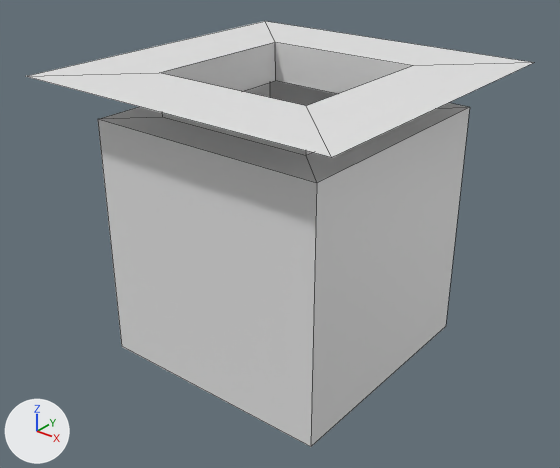
The Blender file resources/assets/melius/models/io.blend as it was, and as the next commit left it.
Rendered twice from a camera (50 mm lens) standing at (1.313, -1.678, 1.026) and looking at (-0.001, -0.035, 0.007). The lights are fixed; the arrows at lower left show +X, +Y and +Z. Mesh edges are drawn as thin lines.

Before the edit, the objects in view are built like this:
```python
me_io_inside = bpy.data.meshes.new('io_inside')
me_io_inside.from_pydata(...)  # 20 vertices, 17 faces; spans x -0.5..0.5, y -0.5..0.5, z -0.375..0.5
me_io_inside.materials.append(None)
ob_io_inside = bpy.data.objects.new('io_inside', me_io_inside)
ob_io_inside.location = (0.0, 0.0, 0.0)
```
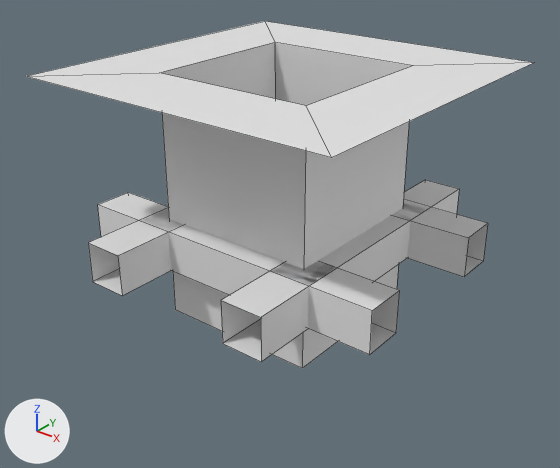
The newer file is also turned or shifted as a whole; pictures and numbers use the older file's frame.

What differs and where, as boxes (x1, y1, x2, y2) in the pictures (560 x 468 px):
'io_inside', reshaped (19% shorter): before (26, 21, 535, 447); after (26, 21, 535, 368)
'grill', added: after (88, 180, 488, 362)
part 1 of me_io_inside, cut back: before (98, 60, 470, 447); after (162, 60, 409, 368)

Patch to the scene script:
```diff
--- a/resources/assets/melius/models/io.blend.py
+++ b/resources/assets/melius/models/io.blend.py
@@ mat_furnace_front_on_png @@
+mat_furnace_front_on_png = principled_material('furnace_front_on.png')
+mat_furnace_front_on_png.base_color = (0.8, 0.8, 0.8)  # white #e7e7e7
@@ me_io_inside @@
 # used by ob_io_inside; location = (0.0, 0.0, 0.0)
-me_io_inside.from_pydata(...)  # 20 vertices, 17 faces; spans x -0.5..0.5, y -0.5..0.5, z -0.375..0.5
+me_io_inside.from_pydata(...)  # 12 vertices, 9 faces; spans x -0.5..0.5, y -0.5..0.5, z -0.25..0.5
+# me_io_inside part 1
+# 12 vertices are removed from x -0.375..0.375, y -0.375..0.375, z -0.375..0.375
+# 13 faces are deleted
+# 4 vertices are added at (0.25, 0.25, -0.25), (0.25, -0.25, -0.25), (-0.25, -0.25, -0.25), (-0.25, 0.25, -0.25)
+# 5 new faces join them
@@ me_grill @@
+me_grill.from_pydata(...)  # 32 vertices, 16 faces; spans x -0.5..0.5, y -0.5..0.5, z -0.062..0.062
+me_grill.materials.append(mat_furnace_front_on_png)  # its picture is missing
@@ ob_grill @@
+ob_grill = bpy.data.objects.new('grill', me_grill)
+ob_grill.location = (0.0, 0.0, 0.0)
+ob_grill.rotation_euler = (3.142, 0.0, 0.0)  # degrees (180, 0, 0)
```
